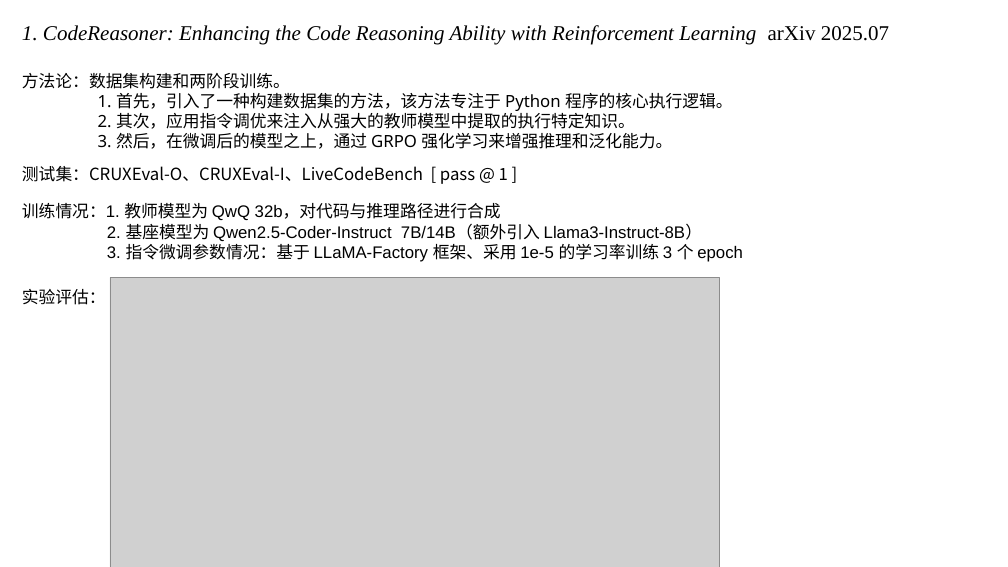
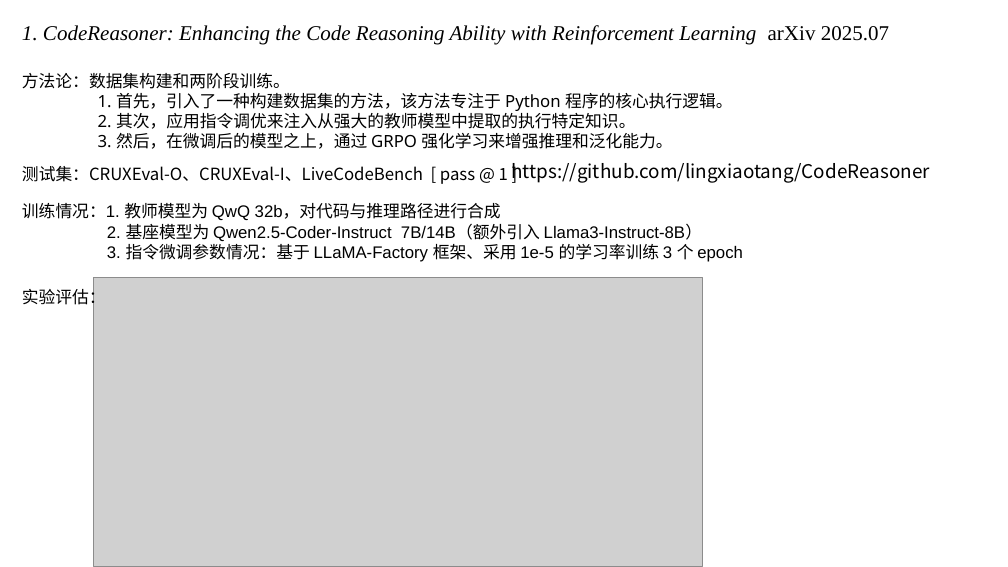
Before and after one commit to caoye04/TreecEva, a slide deck: slide 6 of 组会记录/组会1215.pptx (slide 5 before the commit). Drawn at 1008x567 pixels with LibreOffice and Linux fonts; fonts in the diff are those of the drawing; grey boxes stand for pictures. Boxes give left, top, right and bottom in pixels: in the first picture for what was removed or moved away, otherwise in the second. Text is boxed around its words. In the diff, an @@ line names an element or a change of style, - is before the commit and + after.

```diff
--- a/组会记录/组会1215.pptx
+++ b/组会记录/组会1215.pptx
@@ text added at (511,163,929,183), 18 pt, text #000000 @@
+https://github.com/lingxiaotang/CodeReasoner
@@ picture: place and size @@
-picture at (110,278,720,567)
+picture at (93,278,702,567)
```
Also in this commit, not shown: 4 other slides changed, 1 slide added, 1 other file.
